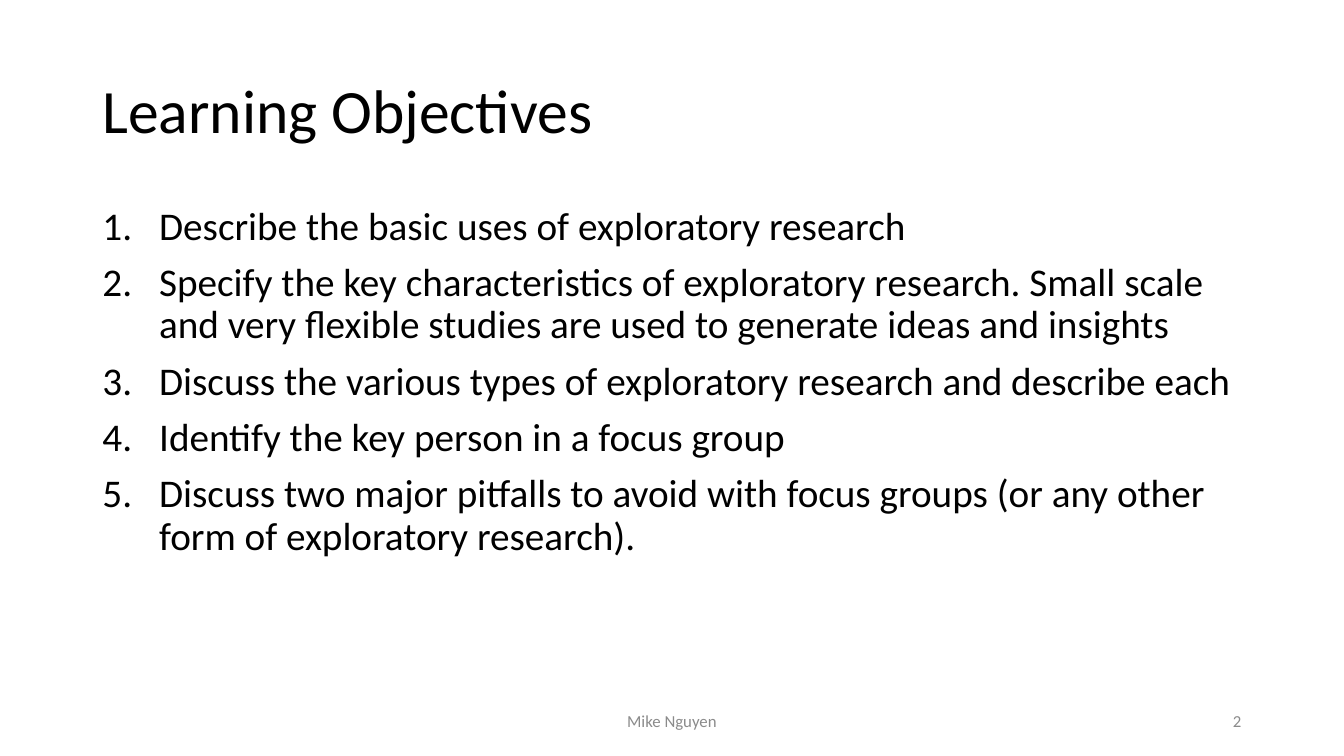
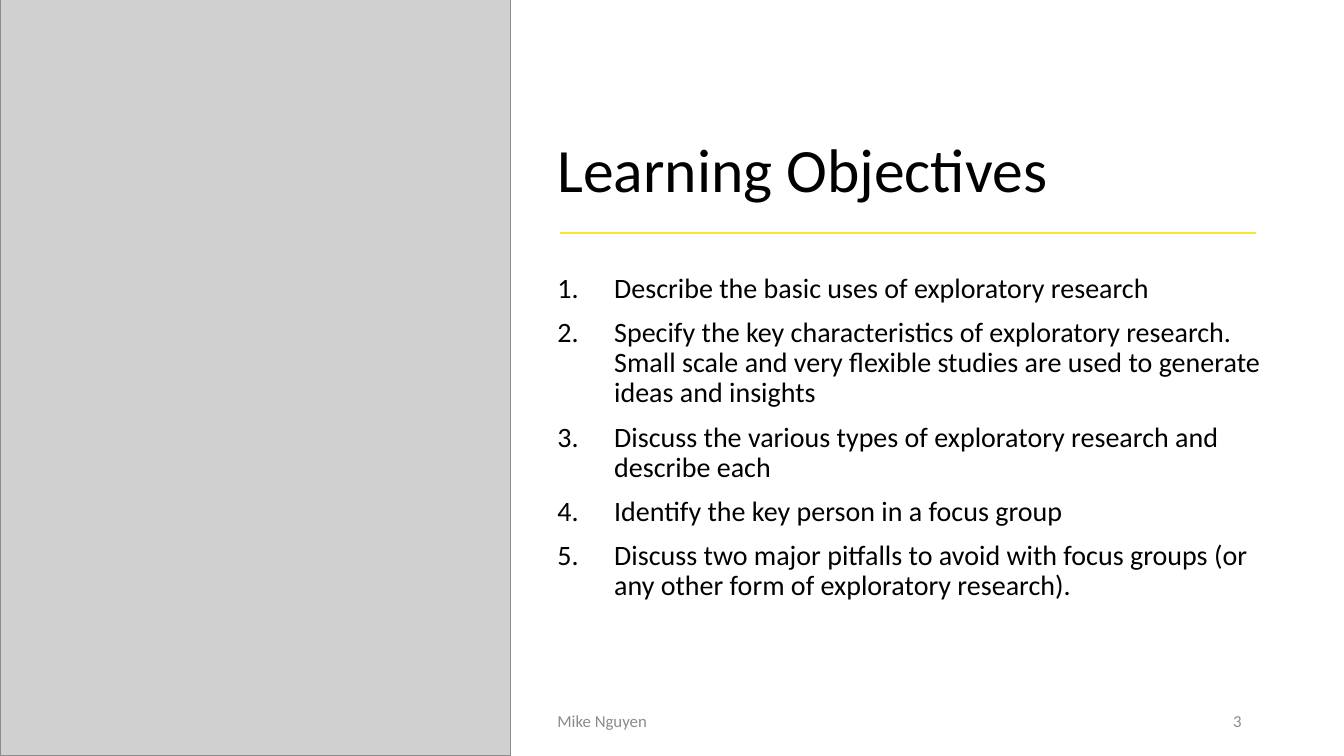
Before and after one commit to mikenguyen13/mar4050, a slide deck: slide 3 of lectures/2/2_Research Design.pptx (slide 2 before the commit). Drawn at 1344x756 pixels with LibreOffice and Linux fonts; fonts in the diff are those of the drawing; grey boxes stand for pictures. Boxes give left, top, right and bottom in pixels: in the first picture for what was removed or moved away, otherwise in the second. Text is boxed around its words. In the diff, an @@ line names an element or a change of style, - is before the commit and + after.

```diff
--- a/lectures/2/2_Research Design.pptx
+++ b/lectures/2/2_Research Design.pptx
@@ picture added at <box>0,0,511,756</box> @@
@@ title "Learning Objectives": place and size @@
-title "Learning Objectives" at <box>102,90,593,144</box>
+title "Learning Objectives" at <box>557,149,1048,203</box>
@@ title "Learning Objectives" at <box>557,149,1048,203</box>: vertical alignment middle to bottom @@
@@ line added from (561, 233) to (1256, 233), #F5E835 1.5 pt @@
@@ text "Describe the basic uses of ...": place and size @@
-text "Describe the basic uses of ..." at <box>159,212,1230,557</box>
+text "Describe the basic uses of ..." at <box>614,278,1260,600</box>
@@ text "Describe the basic uses of ..." at <box>614,278,1260,600</box>: size 28 to 20 pt @@
@@ text "Mike Nguyen": place and size @@
-text "Mike Nguyen" at <box>627,715,717,730</box>
+text "Mike Nguyen" at <box>557,715,647,730</box>
@@ text "Mike Nguyen" at <box>557,715,647,730</box>: alignment centre to left; more space between paragraphs @@
```
Also in this commit, not shown: 1 slide added, 8 other files.
